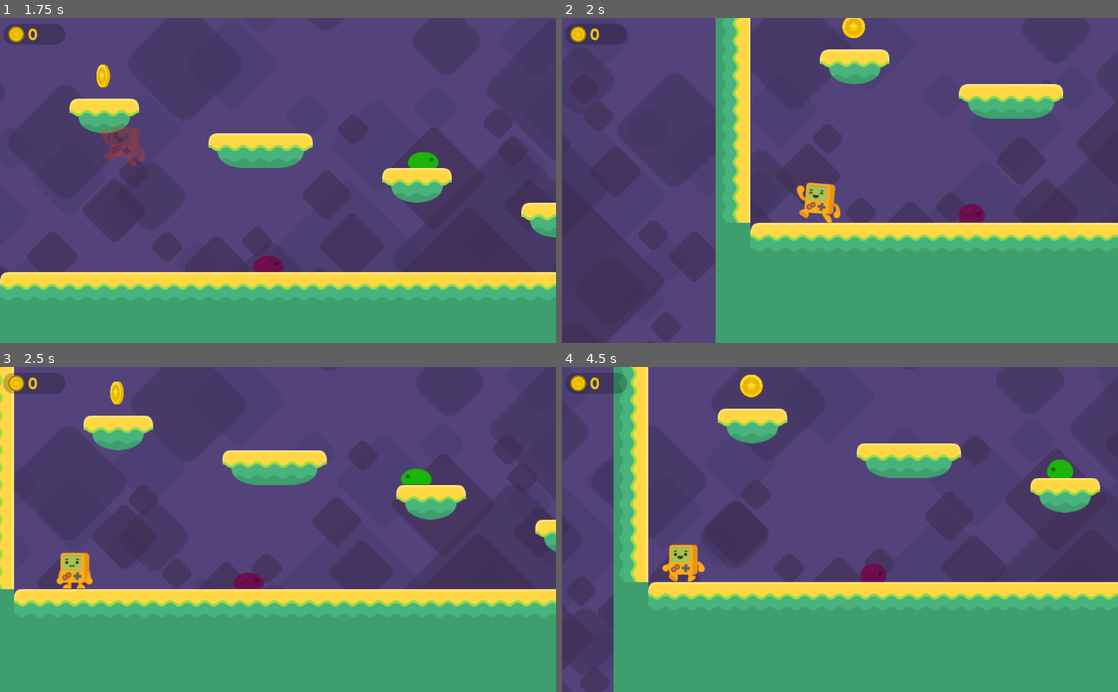
Above: before the commit, frames 1-4 (two rows, left to right).
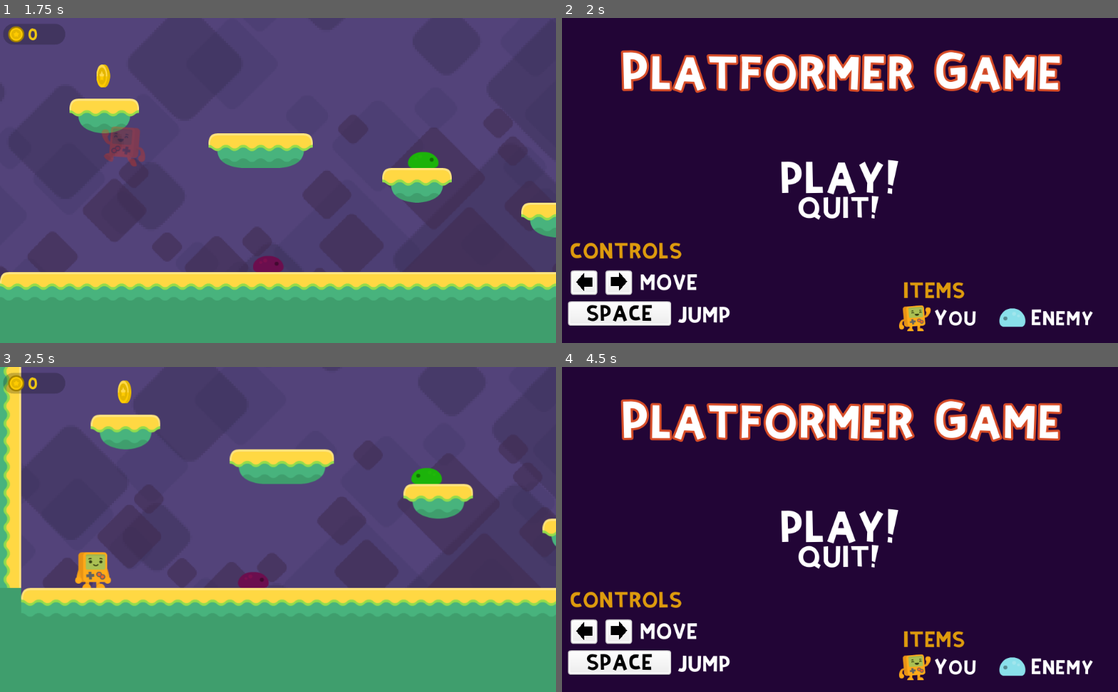
Above: after the commit, the same moments.

Repository: MrMashiro/Godot-2D-Platformer-Roguelite
Game: Godot game, scene res://Level1.tscn
The game is run twice, just before and just after one commit, with the same random seed, the same clock (stepped at 60 frames per second) and the same inputs. Before the commit the project has no main scene; this scene is started directly in both runs.
Inputs (mouse positions are in pixels of both pictures, inside the frame that each line leads up to):
- Up to frame 1 (1.75 s): hold Right (right) 0.53-1.28 s; tap Space (jump) at 0.77, 1.52 s; hold Left (left) from 1.28 s (still down)
- Up to frame 2 (2 s): keep holding Left (left)
- Up to frame 3 (2.5 s): release Left (left) at 2 s; click (278, 529) at 2 s, where only the run after the commit has a clickable "PLAY!"
- Up to frame 4 (4.5 s): hold Right (right) 2.78-4.28 s; tap Space (jump) at 3.77 s; hold Left (left) from 4.28 s (still down)

Frame 1 is identical in both runs. In frame 2, 100% of the frame differs, in the area x 0-100%, y 0-100%; in frame 3, 8.0%; in frame 4, 100%.

Commit message:
Episode 15
- Menu Screens
- Buttons
- Default Scene

Diff:
--- a/2D Platformer Roguelite/HUD.gd
+++ b/2D Platformer Roguelite/HUD.gd
@@ -10,7 +10,8 @@
 
 func _physics_process(delta: float) -> void:
 	if coins == 3:
-		get_tree().change_scene("res://Level1.tscn")
+		print("You win !")
+		get_tree().change_scene("res://TitleMenu.tscn")
 #		print("GG ! - You have collected: ", coins, " coins")
 
 
--- /dev/null
+++ b/2D Platformer Roguelite/PlayButton.gd
@@ -0,0 +1,9 @@
+extends Button
+
+
+func _on_PlayButton_pressed() -> void:
+	get_tree().change_scene("res://Level1.tscn")
+
+
+func _on_QuitButton_pressed() -> void:
+	get_tree().quit()
--- a/2D Platformer Roguelite/Player.gd
+++ b/2D Platformer Roguelite/Player.gd
@@ -117,4 +117,5 @@
 
 
 func _on_Timer_timeout() -> void:
-	get_tree().change_scene("res://Level1.tscn")
+	print("You lose !")
+	get_tree().change_scene("res://TitleMenu.tscn")
--- /dev/null
+++ b/2D Platformer Roguelite/TitleMenu.tscn
@@ -0,0 +1,327 @@
+[gd_scene load_steps=15 format=2]
+
+[ext_resource path="res://ASSETS/fonts/KiriFont.ttf" type="DynamicFontData" id=1]
+[ext_resource path="res://ASSETS/player/platformChar_happy.png" type="Texture" id=2]
+[ext_resource path="res://ASSETS/enemies/slimeBlue.png" type="Texture" id=3]
+[ext_resource path="res://ASSETS/UI/grey_button04.png" type="Texture" id=4]
+[ext_resource path="res://ASSETS/UI/grey_button13.png" type="Texture" id=5]
+[ext_resource path="res://ASSETS/UI/arrow-UP.png" type="Texture" id=6]
+[ext_resource path="res://PlayButton.gd" type="Script" id=7]
+
+[sub_resource type="DynamicFont" id=1]
+size = 70
+outline_size = 4
+outline_color = Color( 0.843137, 0.301961, 0.156863, 1 )
+font_data = ExtResource( 1 )
+
+[sub_resource type="StyleBoxFlat" id=2]
+bg_color = Color( 0.6, 0.6, 0.6, 0 )
+
+[sub_resource type="DynamicFont" id=5]
+size = 30
+outline_color = Color( 0.854902, 0.615686, 0.207843, 1 )
+font_data = ExtResource( 1 )
+
+[sub_resource type="DynamicFontData" id=3]
+font_path = "res://ASSETS/fonts/KiriFont.ttf"
+
+[sub_resource type="DynamicFont" id=4]
+size = 30
+font_data = SubResource( 3 )
+
+[sub_resource type="DynamicFont" id=6]
+size = 60
+font_data = ExtResource( 1 )
+
+[sub_resource type="DynamicFont" id=7]
+size = 40
+font_data = ExtResource( 1 )
+
+[node name="TitleMenu" type="Control"]
+anchor_right = 1.0
+anchor_bottom = 1.0
+__meta__ = {
+"_edit_use_anchors_": false
+}
+
+[node name="ColorRect" type="ColorRect" parent="."]
+anchor_right = 1.0
+anchor_bottom = 1.0
+margin_left = 0.0286865
+margin_top = -0.0144348
+margin_right = 0.0286865
+margin_bottom = -0.0144043
+color = Color( 0.137255, 0.0235294, 0.215686, 1 )
+__meta__ = {
+"_edit_use_anchors_": false
+}
+
+[node name="Title" type="Label" parent="."]
+anchor_left = 0.503
+anchor_right = 0.503
+margin_left = -406.894
+margin_top = 72.3561
+margin_right = 407.106
+margin_bottom = 148.356
+custom_fonts/font = SubResource( 1 )
+text = "Platformer Game"
+__meta__ = {
+"_edit_use_anchors_": true
+}
+
+[node name="ControlsPanel" type="Panel" parent="."]
+anchor_top = 1.0
+anchor_bottom = 1.0
+margin_top = -233.0
+margin_right = 402.0
+margin_bottom = -17.0
+custom_styles/panel = SubResource( 2 )
+__meta__ = {
+"_edit_use_anchors_": false
+}
+
+[node name="Label2" type="Label" parent="ControlsPanel"]
+margin_left = 13.773
+margin_top = 52.0435
+margin_right = 221.773
+margin_bottom = 101.043
+custom_fonts/font = SubResource( 5 )
+custom_colors/font_color = Color( 0.87451, 0.611765, 0.054902, 1 )
+text = "CONTROLS"
+
+[node name="TextureRect" type="TextureRect" parent="ControlsPanel"]
+anchor_left = 0.263
+anchor_top = 0.826
+anchor_right = 0.263
+anchor_bottom = 0.826
+margin_left = -94.8385
+margin_top = -22.6026
+margin_right = 95.1615
+margin_bottom = 22.3974
+texture = ExtResource( 4 )
+__meta__ = {
+"_edit_use_anchors_": false
+}
+
+[node name="Label" type="Label" parent="ControlsPanel/TextureRect"]
+anchor_left = 0.26
+anchor_top = 0.826
+anchor_right = 0.26
+anchor_bottom = 0.826
+margin_left = -19.0433
+margin_top = -25.922
+margin_right = 109.957
+margin_bottom = 4.07804
+custom_fonts/font = SubResource( 4 )
+custom_colors/font_color = Color( 0, 0, 0, 1 )
+text = "SPACE"
+align = 1
+valign = 1
+__meta__ = {
+"_edit_use_anchors_": false
+}
+
+[node name="Label2" type="Label" parent="ControlsPanel/TextureRect"]
+anchor_left = 0.26
+anchor_top = 0.826
+anchor_right = 0.26
+anchor_bottom = 0.826
+margin_left = 136.207
+margin_top = -23.6246
+margin_right = 250.207
+margin_bottom = 6.37541
+custom_fonts/font = SubResource( 4 )
+custom_colors/font_color = Color( 1, 1, 1, 1 )
+text = " JUMP"
+align = 1
+valign = 1
+__meta__ = {
+"_edit_use_anchors_": false
+}
+
+[node name="Label3" type="Label" parent="ControlsPanel"]
+anchor_left = 0.26
+anchor_top = 0.826
+anchor_right = 0.26
+anchor_bottom = 0.826
+margin_left = 23.9453
+margin_top = -68.4916
+margin_right = 145.945
+margin_bottom = -38.4916
+custom_fonts/font = SubResource( 4 )
+custom_colors/font_color = Color( 1, 1, 1, 1 )
+text = " MOVE"
+align = 1
+valign = 1
+__meta__ = {
+"_edit_use_anchors_": false
+}
+
+[node name="TextureRect2" type="TextureRect" parent="ControlsPanel"]
+margin_left = 16.0181
+margin_top = 98.7781
+margin_right = 65.0181
+margin_bottom = 143.778
+texture = ExtResource( 5 )
+__meta__ = {
+"_edit_use_anchors_": false
+}
+
+[node name="TextureRect" type="TextureRect" parent="ControlsPanel/TextureRect2"]
+anchor_left = 0.25
+anchor_top = 0.8
+anchor_right = 0.25
+anchor_bottom = 0.8
+margin_left = -2.34564
+margin_top = 3.19852
+margin_right = 32.6544
+margin_bottom = 33.1985
+rect_rotation = -90.0
+texture = ExtResource( 6 )
+expand = true
+__meta__ = {
+"_edit_use_anchors_": false
+}
+
+[node name="TextureRect3" type="TextureRect" parent="ControlsPanel"]
+margin_left = 80.0904
+margin_top = 98.7781
+margin_right = 129.09
+margin_bottom = 143.778
+texture = ExtResource( 5 )
+
+[node name="TextureRect" type="TextureRect" parent="ControlsPanel/TextureRect3"]
+anchor_left = 0.25
+anchor_top = 0.8
+anchor_right = 0.25
+anchor_bottom = 0.8
+margin_left = 27.697
+margin_top = -33.3178
+margin_right = 62.697
+margin_bottom = -3.31777
+rect_rotation = 90.0
+texture = ExtResource( 6 )
+expand = true
+__meta__ = {
+"_edit_use_anchors_": false
+}
+
+[node name="ItemsPanel" type="Panel" parent="."]
+anchor_left = 1.0
+anchor_top = 1.0
+anchor_right = 1.0
+anchor_bottom = 1.0
+margin_left = -395.655
+margin_top = -142.027
+margin_right = 6.34509
+margin_bottom = -5.02704
+custom_styles/panel = SubResource( 2 )
+__meta__ = {
+"_edit_use_anchors_": false
+}
+
+[node name="Label2" type="Label" parent="ItemsPanel"]
+margin_top = 33.7024
+margin_right = 208.0
+margin_bottom = 82.7024
+custom_fonts/font = SubResource( 5 )
+custom_colors/font_color = Color( 0.87451, 0.611765, 0.054902, 1 )
+text = "ITEMS"
+__meta__ = {
+"_edit_use_anchors_": false
+}
+
+[node name="TextureRect" type="TextureRect" parent="ItemsPanel"]
+margin_left = -13.0
+margin_top = 55.0
+margin_right = 57.0
+margin_bottom = 120.0
+texture = ExtResource( 2 )
+expand = true
+
+[node name="Label4" type="Label" parent="ItemsPanel/TextureRect"]
+anchor_left = 0.26
+anchor_top = 0.826
+anchor_right = 0.26
+anchor_bottom = 0.826
+margin_left = 33.7891
+margin_top = -24.7277
+margin_right = 149.789
+margin_bottom = 5.27234
+custom_fonts/font = SubResource( 4 )
+custom_colors/font_color = Color( 1, 1, 1, 1 )
+text = "You"
+align = 1
+valign = 1
+__meta__ = {
+"_edit_use_anchors_": false
+}
+
+[node name="slimeBlue" type="TextureRect" parent="ItemsPanel"]
+margin_left = 173.12
+margin_top = 77.8459
+margin_right = 230.12
+margin_bottom = 111.846
+texture = ExtResource( 3 )
+__meta__ = {
+"_edit_use_anchors_": false
+}
+
+[node name="Label3" type="Label" parent="ItemsPanel/slimeBlue"]
+anchor_left = 0.26
+anchor_top = 0.826
+anchor_right = 0.26
+anchor_bottom = 0.826
+margin_left = 47.4774
+margin_top = -21.9675
+margin_right = 163.477
+margin_bottom = 8.03245
+custom_fonts/font = SubResource( 4 )
+custom_colors/font_color = Color( 1, 1, 1, 1 )
+text = "Enemy"
+align = 1
+valign = 1
+__meta__ = {
+"_edit_use_anchors_": false
+}
+
+[node name="PlayButton" type="Button" parent="."]
+anchor_left = 0.5
+anchor_top = 0.5
+anchor_right = 0.5
+anchor_bottom = 0.5
+margin_left = -144.5
+margin_top = -41.3966
+margin_right = 144.5
+margin_bottom = 46.6034
+custom_fonts/font = SubResource( 6 )
+custom_colors/font_color = Color( 1, 1, 1, 1 )
+custom_colors/font_color_pressed = Color( 0.647059, 0.117647, 0.117647, 1 )
+text = "PLAY!"
+flat = true
+script = ExtResource( 7 )
+__meta__ = {
+"_edit_use_anchors_": false
+}
+
+[node name="QuitButton" type="Button" parent="."]
+anchor_left = 0.5
+anchor_top = 0.521
+anchor_right = 0.5
+anchor_bottom = 0.521
+margin_left = -147.328
+margin_top = -0.2565
+margin_right = 141.672
+margin_bottom = 87.7435
+custom_fonts/font = SubResource( 7 )
+custom_colors/font_color = Color( 1, 1, 1, 1 )
+custom_colors/font_color_pressed = Color( 0.647059, 0.117647, 0.117647, 1 )
+text = "QUIT!"
+flat = true
+script = ExtResource( 7 )
+__meta__ = {
+"_edit_use_anchors_": false
+}
+
+[connection signal="pressed" from="PlayButton" to="PlayButton" method="_on_PlayButton_pressed"]
+[connection signal="pressed" from="QuitButton" to="PlayButton" method="_on_QuitButton_pressed"]
--- a/2D Platformer Roguelite/project.godot
+++ b/2D Platformer Roguelite/project.godot
@@ -33,6 +33,7 @@
 [application]
 
 config/name="2D Platformer Roguelite"
+run/main_scene="res://TitleMenu.tscn"
 config/icon="res://icon.png"
 
 [input]
Binary file added: 2D Platformer Roguelite/ASSETS/UI/arrow-UP.png
Not shown, added: 2D Platformer Roguelite/ASSETS/UI/arrow-UP.png.import
Binary file added: 2D Platformer Roguelite/ASSETS/UI/grey_button04.png
Not shown, added: 2D Platformer Roguelite/ASSETS/UI/grey_button04.png.import
Binary file added: 2D Platformer Roguelite/ASSETS/UI/grey_button13.png
Not shown, added: 2D Platformer Roguelite/ASSETS/UI/grey_button13.png.import
Binary file added: 2D Platformer Roguelite/ASSETS/fonts/KiriFont.ttf
Binary file added: 2D Platformer Roguelite/ASSETS/fonts/Sniglet-Regular.ttf
